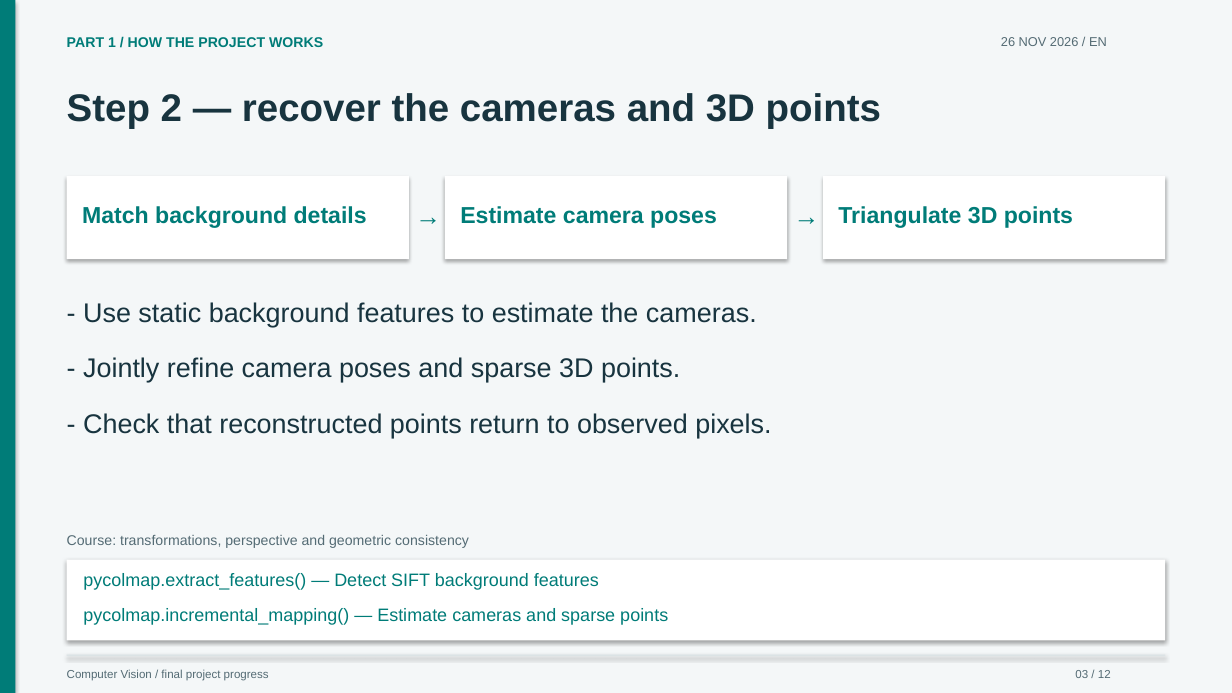
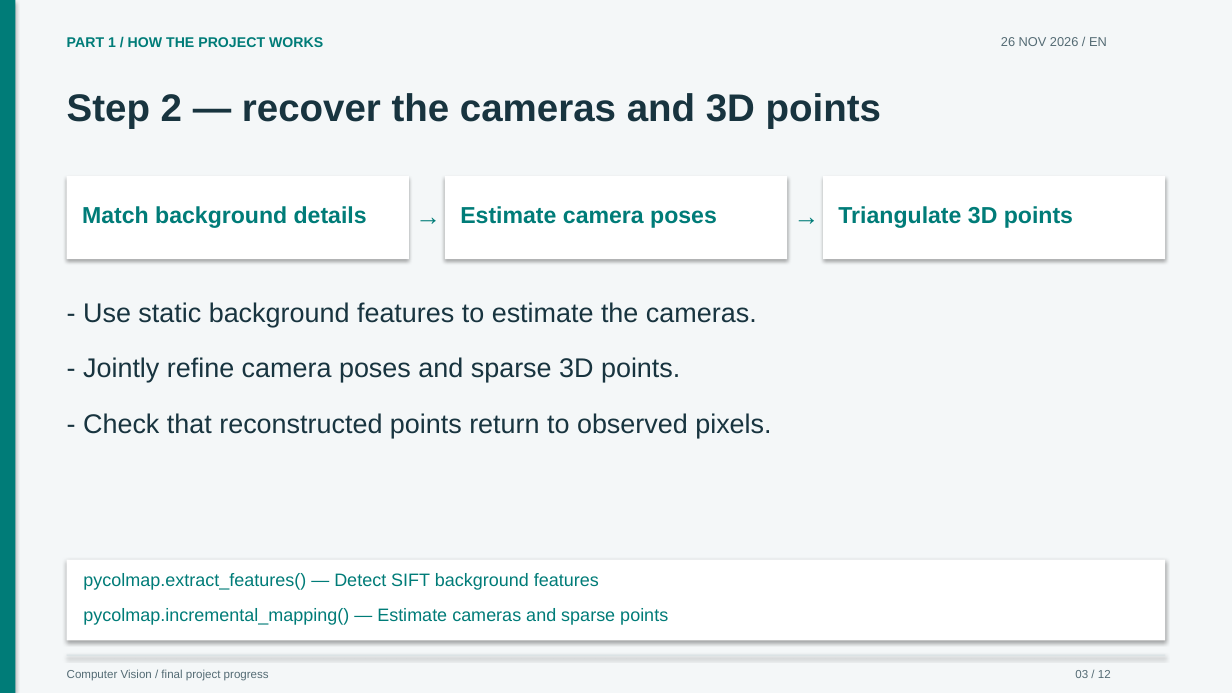
Before and after one commit to craptou/Projet_4D_Gaussian_Splatting, a slide deck: slide 3 of presentations/progress-2026-11-26.en.pptx. Drawn at 1232x693 pixels with LibreOffice and Linux fonts; fonts in the diff are those of the drawing. Boxes give left, top, right and bottom in pixels: in the first picture for what was removed or moved away, otherwise in the second. Text is boxed around its words. In the diff, an @@ line names an element or a change of style, - is before the commit and + after.

Commit message:
Remove reference-course labels from slides and oral script

```diff
--- a/presentations/progress-2026-11-26.en.pptx
+++ b/presentations/progress-2026-11-26.en.pptx
@@ text removed at [67, 535, 469, 548] @@
-Course: transformations, perspective and geometric consistency
```
Also in this commit, not shown: 5 other slides changed, 6 other files.
